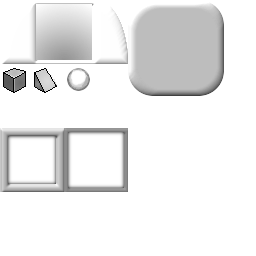
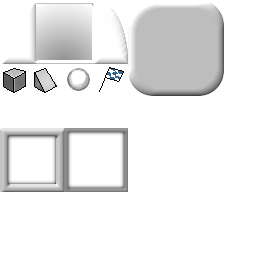
Revision of a layered 256 x 256 image; what changed, layer by layer:
added layer "Calque #11" above "Calque #10" over left=99, top=67, right=124, bottom=92
painted on "Calque #10" over left=105, top=67, right=110, bottom=77
painted on "Calque Copié" over left=105, top=67, right=110, bottom=77
